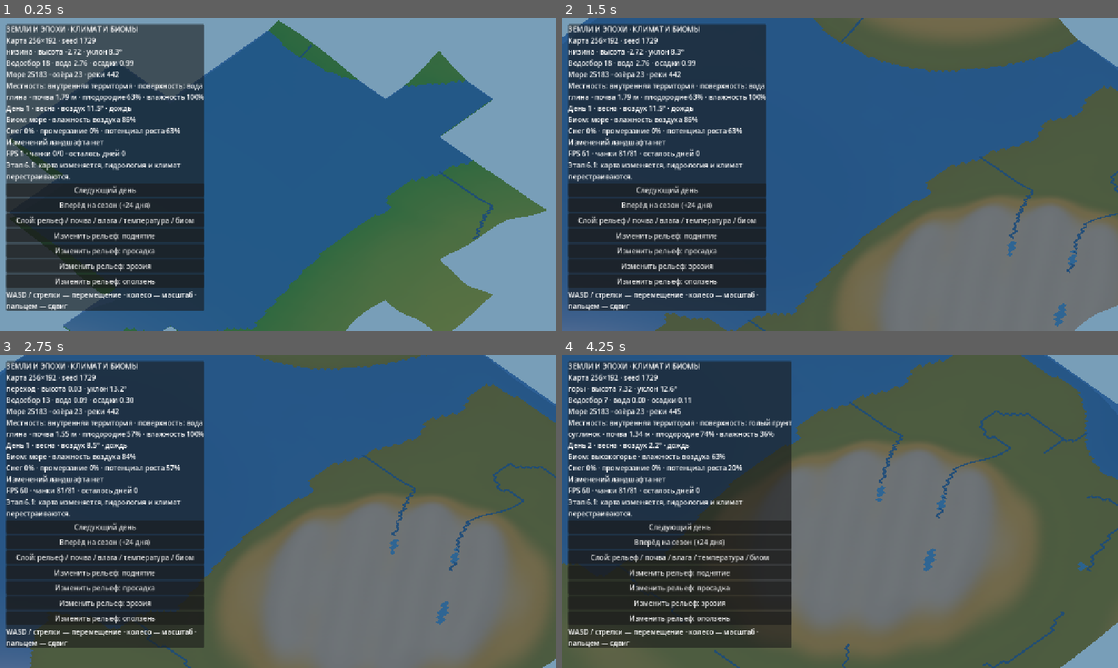
Above: before the commit, frames 1-4 (two rows, left to right).
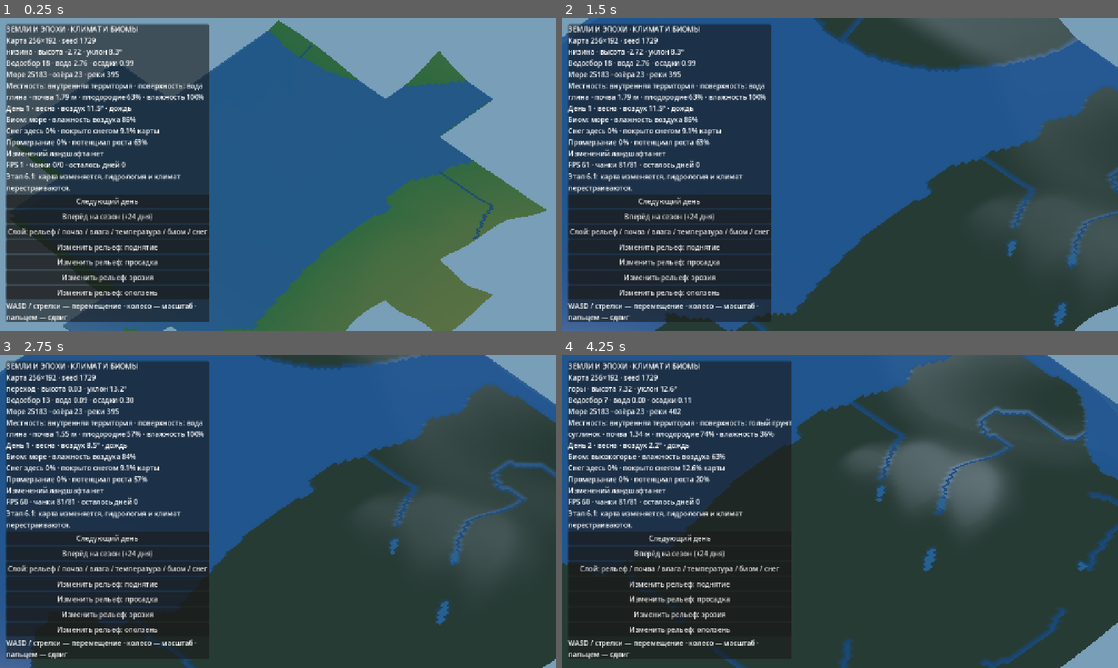
Above: after the commit, the same moments.

Repository: cyrox007/lands-and-ages
Game: Godot game, scene res://scenes/world.tscn
The game is run twice, just before and just after one commit, with the same random seed, the same clock (stepped at 60 frames per second) and the same inputs.
Inputs (mouse positions are in pixels of both pictures, inside the frame that each line leads up to):
- Up to frame 1 (0.25 s): no input
- Up to frame 2 (1.5 s): click "Слой: рельеф / почва / влага …" at 0.5 s; move the mouse to (962, 158) at 1.27 s; hold D from 1.28 s (still down); click (962, 158) at 1.42 s
- Up to frame 3 (2.75 s): release D at 2 s; drag from (166, 527) to (250, 574) at 2.02 s
- Up to frame 4 (4.25 s): click "Следующий день" at 2.75 s; move the mouse to (895, 442) at 3.52 s; hold D from 3.53 s (still down)

The runs differ from the first frame. In frame 1, 10% of the frame differs, in the area x 1-38%, y 1-98%; in frame 2, 42%; in frame 3, 51%; in frame 4, 56%, in the area x 0-100%, y 0-100%.

Commit message:
feat(world): показать продвижение снега по карте при смене сезона

Diff:
--- a/godot/scripts/world.gd
+++ b/godot/scripts/world.gd
@@ -50,8 +50,8 @@
 	_climate.rebuild()
 	_landscape_events = LandscapeEvents.new(_world_model)
 	_climate.set_day(1)
-	_hydro.apply_rainfall_map(_climate.rainfall_map())
 	_surface.advance_climate_day(_climate)
+	_hydro.apply_rainfall_map(_surface.runoff_map())
 	_center = Vector2(_world_model.config.width, _world_model.config.height) * 0.5
 	_setup_environment()
 	_setup_materials()
@@ -122,7 +122,7 @@
 	season_button.pressed.connect(func(): _queue_days(Climate.SEASON_DAYS))
 	column.add_child(season_button)
 	var view_button := Button.new()
-	view_button.text = "Слой: рельеф / почва / влага / температура / биом"
+	view_button.text = "Слой: рельеф / почва / влага / температура / биом / снег"
 	view_button.pressed.connect(_cycle_view)
 	column.add_child(view_button)
 	for kind in ["поднятие", "просадка", "эрозия", "оползень"]:
@@ -156,11 +156,12 @@
 		_move_center(movement.normalized() * CAMERA_SPEED * delta * _camera.size / 66.0)
 	# Большие переходы по календарю считаются по одному дню за кадр,
 	# чтобы управление камерой и интерфейс не блокировались на сезон.
-	if _days_pending > 0:
+	if _days_pending > 0 and _pending.is_empty():
+		# Обновляем изображение после каждого шага, чтобы снег наступал
+		# на глазах, а не появлялся целиком в последний день сезона.
 		_simulate_one_day()
 		_days_pending -= 1
-		if _days_pending == 0:
-			_refresh_visible(true)
+		_refresh_visible(true)
 	for i in range(mini(BUILD_PER_FRAME, _pending.size())):
 		_create_chunk(_pending.pop_front())
 	_hud_timer += delta
@@ -248,7 +249,7 @@
 	# Система мира обновляется от одного изменения высот, не от GPU.
 	_hydro.rebuild()
 	_climate.rebuild()
-	_hydro.apply_rainfall_map(_climate.rainfall_map())
+	_hydro.apply_rainfall_map(_surface.runoff_map())
 	_surface.rebuild(chunks)
 	_surface.synchronize_climate(_climate)
 	_refresh_visible(true)
@@ -267,12 +268,12 @@
 
 func _simulate_one_day() -> void:
 	_climate.set_day(_climate.day + 1)
-	_hydro.apply_rainfall_map(_climate.rainfall_map())
 	_surface.advance_climate_day(_climate)
+	_hydro.apply_rainfall_map(_surface.runoff_map())
 
 
 func _cycle_view() -> void:
-	_view_mode = (_view_mode + 1) % 5
+	_view_mode = (_view_mode + 1) % 6
 	_refresh_visible(true)
 	_update_hud()
 
@@ -307,8 +308,10 @@
 		_climate.day, weather["season"], weather["temperature"], weather["weather"]]
 	_status.text += "Биом: %s · влажность воздуха %.0f%%\n" % [
 		biome, float(weather["humidity"]) * 100.0]
-	_status.text += "Снег %.0f%% · промерзание %.0f%% · потенциал роста %.0f%%\n" % [
-		float(ground["snow"]) * 100.0, float(ground["frost"]) * 100.0,
+	_status.text += "Снег здесь %.0f%% · покрыто снегом %.1f%% карты\n" % [
+		float(ground["snow"]) * 100.0, _surface.snow_coverage * 100.0]
+	_status.text += "Промерзание %.0f%% · потенциал роста %.0f%%\n" % [
+		float(ground["frost"]) * 100.0,
 		float(ground["growth_potential"]) * 100.0]
 	_status.text += "%s\n" % _last_event
 	_status.text += "FPS %d · чанки %d/%d · осталось дней %d" % [
